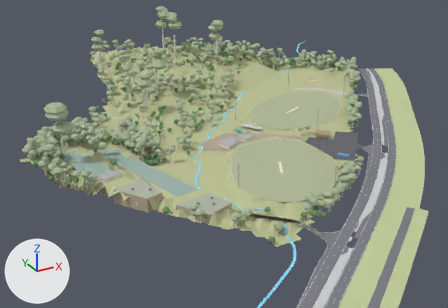
Two versions of the glTF model KHFR_stage0_summer.glb, one commit apart.
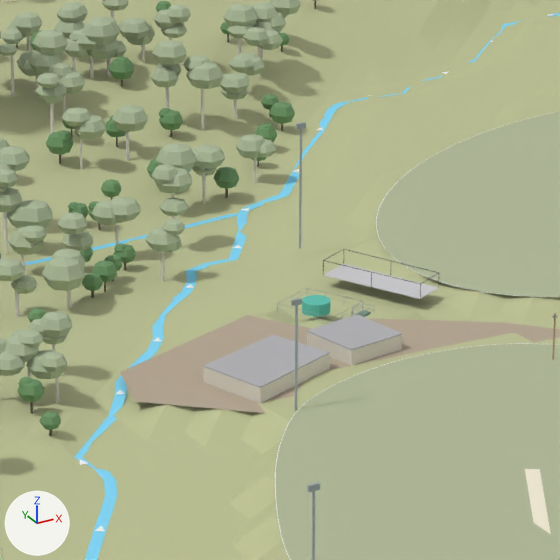
Old and new are each drawn from a 50 mm camera at (-309.9, -559.4, 223.0) aimed at (-60.0, -105.1, -4.2) and again close up on the part from 40% to 64% of the width and 24% to 58% of the height. Every picture has the same lights, and +X, +Y and +Z are marked at lower left. The first two pictures are the older version.

The first close-up shows 'Bushland forest (euc_can)', 'Bushland forest (euc_trunk)', 'Bushland forest (wat_can)', 'Existing Ground 1 (worn turf)', 'Existing Ground 2 (worn turf)', 'Existing change rooms roof', 'Existing club room roof', 'Existing cricket nets pad', 'Existing dirt parking and road', 'Existing main club room', 'Montrose drain (main, graded 144 m entry)', 'Reserve terrain' and 16 more.
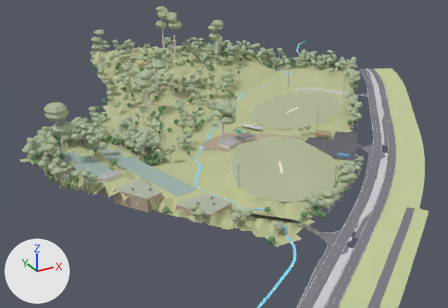
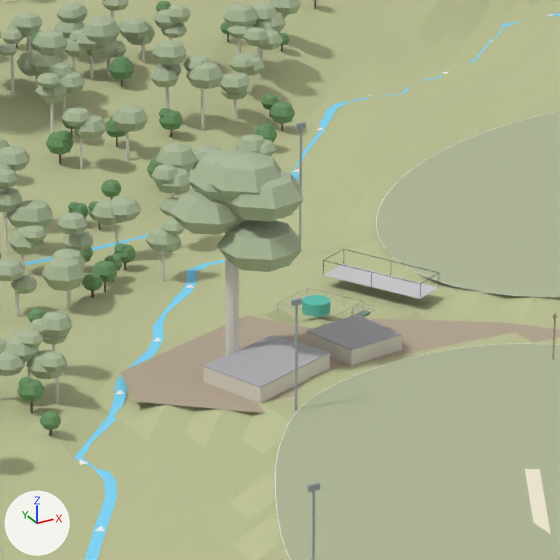
What differs and where, as boxes [x1, y1, x2, y2] in the close-ups (560 x 560 px):
'Sydney blue gum canopy', added
    after: [169, 149, 303, 272]
'Sydney blue gum (existing, ~40 m)', added
    after: [225, 232, 239, 356]

The change, as a list of edits to the scene's bpy script:
```text
Add me_sydney_blue_gum_canopy:
    me_sydney_blue_gum_canopy.from_pydata(...)  # 115 vertices, 210 faces; spans x -64.5..-44.1, y -106.0..-84.3, z 21.4..41.7
    me_sydney_blue_gum_canopy.materials.append(mat_euc_can)  # greyish green #adbc9b
Add me_sydney_blue_gum__existing___40_m:
    me_sydney_blue_gum__existing___40_m.from_pydata(...)  # 21 vertices, 30 faces; spans x -56.5..-54.2, y -95.6..-93.4, z 2.5..28.5
    me_sydney_blue_gum__existing___40_m.materials.append(mat_euc_trunk)  # light grey #ddd8d0
Add ob_sydney_blue_gum_canopy:
    ob_sydney_blue_gum_canopy = bpy.data.objects.new('Sydney blue gum canopy', me_sydney_blue_gum_canopy)
    ob_sydney_blue_gum_canopy.location = (0.0, 0.0, 0.0)
Add ob_sydney_blue_gum__existing___40_m:
    ob_sydney_blue_gum__existing___40_m = bpy.data.objects.new('Sydney blue gum (existing, ~40 m)', me_sydney_blue_gum__existing___40_m)
    ob_sydney_blue_gum__existing___40_m.location = (0.0, 0.0, 0.0)
```
